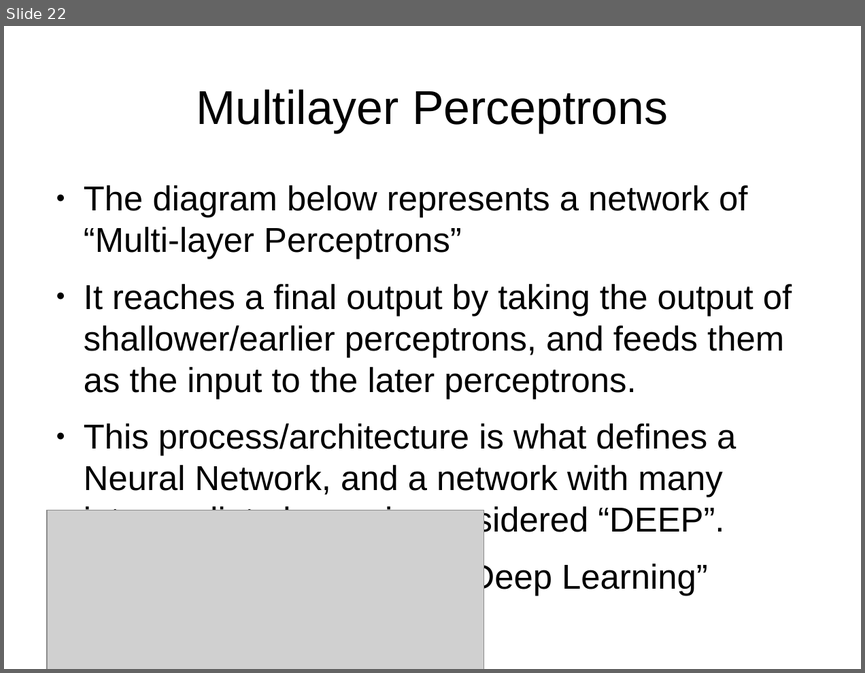
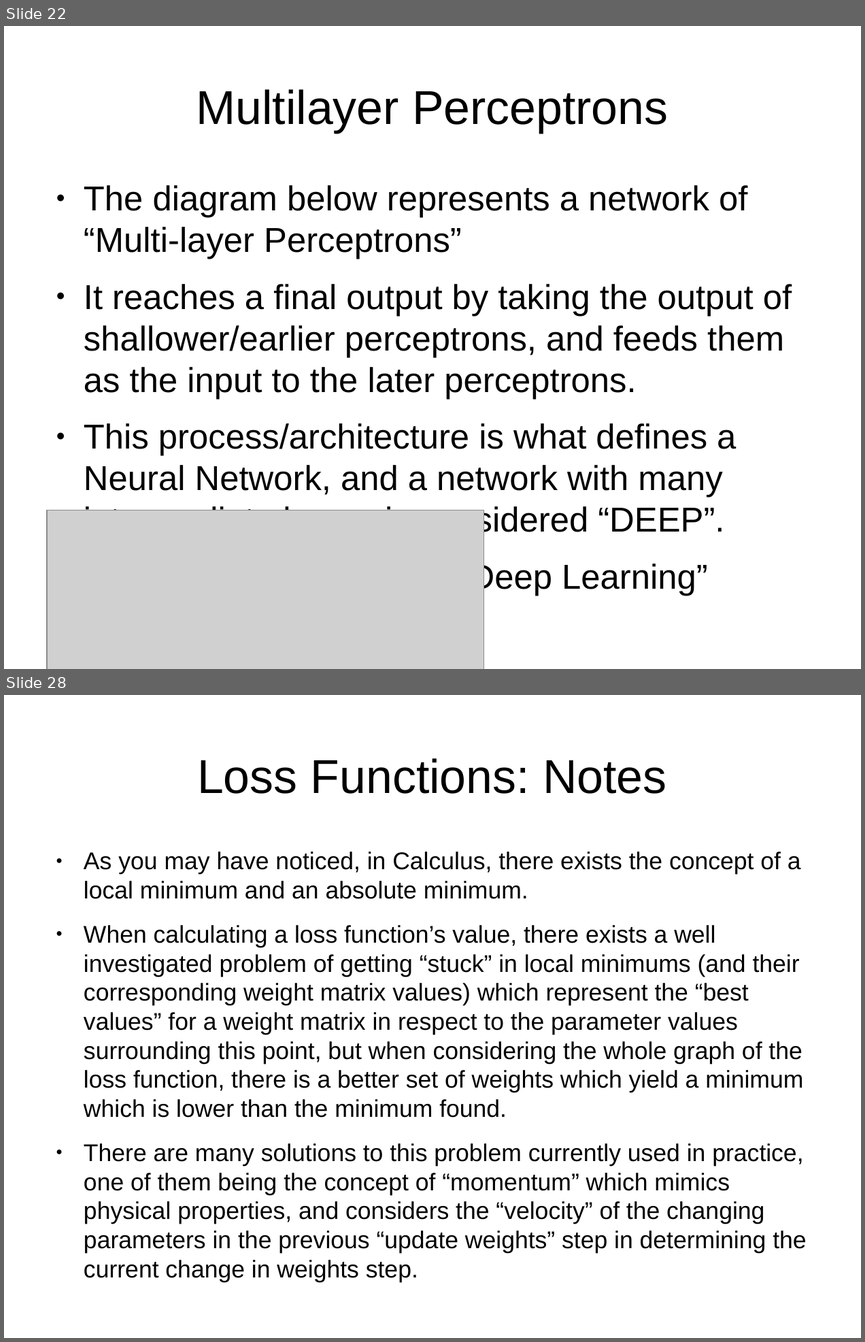
Before and after one commit to sofiabesenski4/MedicalLetterAI, a slide deck: Slides/Intro to Neural Nets and Deep Learning/1-slides.odp. Shown one above the other, each under a label of ours: slide 22 before the commit, slides 22 and 28 after it; the slides between them are not shown. The pictures are 865x673 and 865x1342 pixels, drawn with LibreOffice and Linux fonts; fonts in the diff are those of the drawing; grey boxes stand for pictures. Boxes give left, top, right and bottom in pixels: in the first picture for what was removed or moved away, otherwise in the second. Text is boxed around its words. In the diff, an @@ line names an element or a change of style, - is before the commit and + after.

```diff
--- a/Slides/Intro to Neural Nets and Deep Learning/1-slides.odp
+++ b/Slides/Intro to Neural Nets and Deep Learning/1-slides.odp
@@ slide 28 added at [4, 695, 861, 1338], background #FFFFFF @@
@@ title added at [197, 758, 666, 794], 44 pt, text #000000 @@
+Loss Functions: Notes
@@ text added at [84, 851, 806, 1282], 22.4 pt, text #000000 @@
+● As you may have noticed, in Calculus, there exists the concept of a local minimum and an absolute minimum.
+● When calculating a loss function’s value, there exists a well investigated problem of getting “stuck” in local minimums (and their corresponding weight matrix values) which represent the “best values” for a weight matrix in respect to the parameter values surrounding this point, but when considering the whole graph of the loss function, there is a better set of weights which yield a minimum which is lower than the minimum found.
+● There are many solutions to this problem currently used in practice, one of them being the concept of “momentum” which mimics physical properties, and considers the “velocity” of the changing parameters in the previous “update weights” step in determining the current change in weights step.
```
Also in this commit, not shown: 4 slides changed, 24 other slides added, 13 slides removed, 1 other file.
